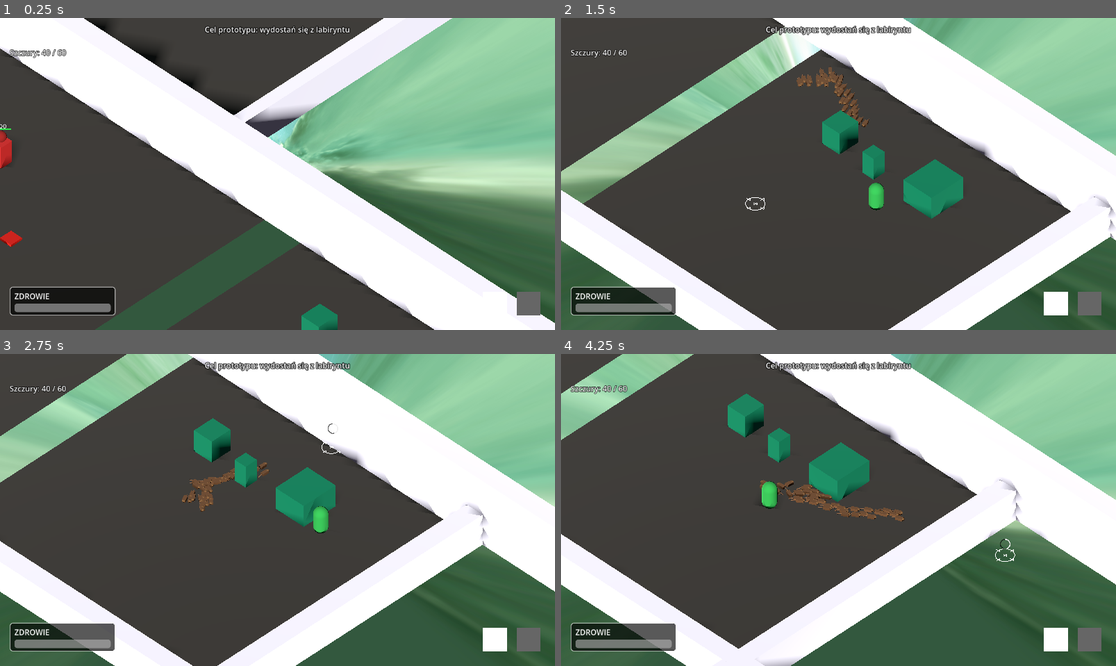
Above: before the commit, frames 1-4 (two rows, left to right).
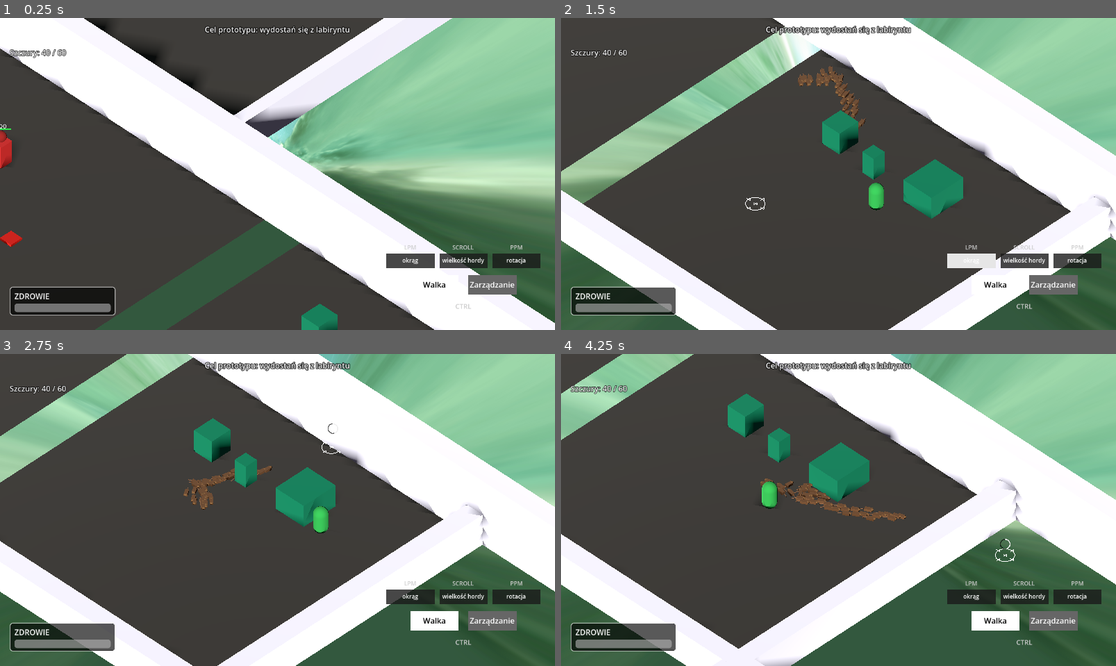
Above: after the commit, the same moments.

Repository: VirtuaIL/ZTGK-Prototyp
Game: Godot game, scene res://scenes/main.tscn
The game is run twice, just before and just after one commit, with the same random seed, the same clock (stepped at 60 frames per second) and the same inputs.
Inputs (mouse positions are in pixels of both pictures, inside the frame that each line leads up to):
- Up to frame 1 (0.25 s): no input
- Up to frame 2 (1.5 s): tap Enter at 0.5 s; move the mouse to (960, 158) at 0.52 s; hold D (move_right) 0.53-1.25 s; hold Space (recall_rats) 0.53-1.25 s; click (960, 158) at 0.67 s; drag from (727, 189) to (810, 236) at 1.27 s
- Up to frame 3 (2.75 s): move the mouse to (333, 441) at 2.02 s; hold D (move_right) from 2.03 s (still down); hold Space (recall_rats) from 2.03 s (still down); click (333, 441) at 2.17 s
- Up to frame 4 (4.25 s): release D (move_right) at 2.75 s; release Space (recall_rats) at 2.75 s; drag from (810, 572) to (672, 463) at 2.77 s; move the mouse to (1005, 556) at 3.52 s; hold A (move_left) from 3.53 s (still down); hold Space (recall_rats) from 3.53 s (still down); click (1005, 556) at 3.67 s

The runs differ from the first frame. In frame 1, 2.2% of the frame differs, in the area x 69-98%, y 72-96%; in frame 2, 2.7%; in frame 3, 3.3%; in frame 4, 3.5%, in the area x 35-98%, y 39-96%.

Commit message:
dodanie elementow UI dla myszy

Diff:
--- a/scripts/main.gd
+++ b/scripts/main.gd
@@ -5,6 +5,14 @@
 
 var combat_mode_rect: ColorRect
 var build_mode_rect: ColorRect
+var lpm_label_val: Label
+var spm_label_val: Label
+var ppm_label_val: Label
+var lpm_rect_val: ColorRect
+var spm_rect_val: ColorRect
+var ppm_rect_val: ColorRect
+var mode_label_combat: Label
+var mode_label_build: Label
 var cheatsheet_panel: Panel
 var goal_label: Label
 var rat_count_label: Label
@@ -12,6 +20,7 @@
 var recall_indicator_layer: CanvasLayer
 var _recall_hold_time: float = 0.0
 var _recall_triggered: bool = false
+var _scroll_highlight_timer: float = 0.0
 
 @onready var player: CharacterBody3D = $Player
 @onready var rat_manager: Node3D = $RatManager
@@ -55,23 +64,98 @@
 	_add_action_key("toggle_enemy_passive", KEY_F2)
 
 
+func _create_action_box(title: String) -> VBoxContainer:
+	var vbox = VBoxContainer.new()
+	var title_lbl = Label.new()
+	title_lbl.text = title
+	title_lbl.horizontal_alignment = HORIZONTAL_ALIGNMENT_CENTER
+	title_lbl.add_theme_color_override("font_color", Color(0.8, 0.8, 0.8))
+	title_lbl.add_theme_font_size_override("font_size", 12)
+
+	var rect = ColorRect.new()
+	rect.custom_minimum_size = Vector2(100, 30)
+	rect.color = Color(0.1, 0.1, 0.1, 0.8)
+
+	var val_lbl = Label.new()
+	val_lbl.text = "-"
+	val_lbl.horizontal_alignment = HORIZONTAL_ALIGNMENT_CENTER
+	val_lbl.vertical_alignment = VERTICAL_ALIGNMENT_CENTER
+	val_lbl.set_anchors_preset(Control.PRESET_FULL_RECT)
+	val_lbl.add_theme_font_size_override("font_size", 12)
+	rect.add_child(val_lbl)
+
+	vbox.add_child(title_lbl)
+	vbox.add_child(rect)
+	return vbox
+
+
 func _setup_mode_ui() -> void:
 	var mode_hud = CanvasLayer.new()
-	var hbox = HBoxContainer.new()
-	hbox.set_anchors_preset(Control.PRESET_BOTTOM_RIGHT)
-	hbox.position = Vector2(-150, -80)
+
+	var main_vbox = VBoxContainer.new()
+	main_vbox.set_anchors_preset(Control.PRESET_BOTTOM_RIGHT)
+	main_vbox.position = Vector2(-350, -180)
+	main_vbox.add_theme_constant_override("separation", 15)
+
+	# Top: Action buttons (LPM, ŚPM, PPM)
+	var actions_hbox = HBoxContainer.new()
+	actions_hbox.add_theme_constant_override("separation", 10)
+	actions_hbox.alignment = BoxContainer.ALIGNMENT_CENTER
+
+	var lpm_box = _create_action_box("LPM")
+	lpm_rect_val = lpm_box.get_child(1) as ColorRect
+	lpm_label_val = lpm_rect_val.get_child(0) as Label
+	var spm_box = _create_action_box("SCROLL")
+	spm_rect_val = spm_box.get_child(1) as ColorRect
+	spm_label_val = spm_rect_val.get_child(0) as Label
+	var ppm_box = _create_action_box("PPM")
+	ppm_rect_val = ppm_box.get_child(1) as ColorRect
+	ppm_label_val = ppm_rect_val.get_child(0) as Label
+
+	actions_hbox.add_child(lpm_box)
+	actions_hbox.add_child(spm_box)
+	actions_hbox.add_child(ppm_box)
+
+	# Middle: Mode indicators (Walka, Zarządzanie)
+	var mode_hbox = HBoxContainer.new()
+	mode_hbox.add_theme_constant_override("separation", 20)
+	mode_hbox.alignment = BoxContainer.ALIGNMENT_CENTER
 
 	combat_mode_rect = ColorRect.new()
-	combat_mode_rect.custom_minimum_size = Vector2(50, 50)
+	combat_mode_rect.custom_minimum_size = Vector2(100, 40)
+	mode_label_combat = Label.new()
+	mode_label_combat.text = "Walka"
+	mode_label_combat.set_anchors_preset(Control.PRESET_FULL_RECT)
+	mode_label_combat.horizontal_alignment = HORIZONTAL_ALIGNMENT_CENTER
+	mode_label_combat.vertical_alignment = VERTICAL_ALIGNMENT_CENTER
+	mode_label_combat.add_theme_color_override("font_color", Color.BLACK)
+	combat_mode_rect.add_child(mode_label_combat)
 
 	build_mode_rect = ColorRect.new()
-	build_mode_rect.custom_minimum_size = Vector2(50, 50)
-
-	hbox.add_theme_constant_override("separation", 20)
-	hbox.add_child(combat_mode_rect)
-	hbox.add_child(build_mode_rect)
-
-	mode_hud.add_child(hbox)
+	build_mode_rect.custom_minimum_size = Vector2(100, 40)
+	mode_label_build = Label.new()
+	mode_label_build.text = "Zarządzanie"
+	mode_label_build.set_anchors_preset(Control.PRESET_FULL_RECT)
+	mode_label_build.horizontal_alignment = HORIZONTAL_ALIGNMENT_CENTER
+	mode_label_build.vertical_alignment = VERTICAL_ALIGNMENT_CENTER
+	mode_label_build.add_theme_color_override("font_color", Color.WHITE)
+	build_mode_rect.add_child(mode_label_build)
+
+	mode_hbox.add_child(combat_mode_rect)
+	mode_hbox.add_child(build_mode_rect)
+
+	# Bottom: Ctrl hint
+	var ctrl_label = Label.new()
+	ctrl_label.text = "CTRL"
+	ctrl_label.horizontal_alignment = HORIZONTAL_ALIGNMENT_CENTER
+	ctrl_label.add_theme_color_override("font_color", Color(0.8, 0.8, 0.8))
+	ctrl_label.add_theme_font_size_override("font_size", 14)
+
+	main_vbox.add_child(actions_hbox)
+	main_vbox.add_child(mode_hbox)
+	main_vbox.add_child(ctrl_label)
+
+	mode_hud.add_child(main_vbox)
 	add_child(mode_hud)
 
 	_update_mode_ui()
@@ -196,10 +280,24 @@
 func _update_mode_ui() -> void:
 	if current_mode == RatMode.COMBAT:
 		combat_mode_rect.color = Color.WHITE
+		mode_label_combat.add_theme_color_override("font_color", Color.BLACK)
 		build_mode_rect.color = Color.hex(0x666666ff)
+		mode_label_build.add_theme_color_override("font_color", Color.WHITE)
+
+		# Set mapping text for combat
+		if lpm_label_val: lpm_label_val.text = "okrąg"
+		if spm_label_val: spm_label_val.text = "wielkość hordy"
+		if ppm_label_val: ppm_label_val.text = "rotacja"
 	else:
 		combat_mode_rect.color = Color.hex(0x666666ff)
+		mode_label_combat.add_theme_color_override("font_color", Color.WHITE)
 		build_mode_rect.color = Color.WHITE
+		mode_label_build.add_theme_color_override("font_color", Color.BLACK)
+
+		# Set mapping text for build
+		if lpm_label_val: lpm_label_val.text = "narysuj strukturę"
+		if spm_label_val: spm_label_val.text = "wielkość hordy"
+		if ppm_label_val: ppm_label_val.text = "przenieś obiekt"
 
 
 func _process(delta: float) -> void:
@@ -215,6 +313,19 @@
 
 	_update_rat_count_ui()
 	_update_recall_hold(delta)
+
+	# ── Update Action Colors (LPM, SCROLL, PPM) ──
+	var highlight_color = Color(0.9, 0.9, 0.9, 1.0)
+	var normal_color = Color(0.1, 0.1, 0.1, 0.8)
+
+	if lpm_rect_val: lpm_rect_val.color = highlight_color if Input.is_mouse_button_pressed(MOUSE_BUTTON_LEFT) else normal_color
+	if ppm_rect_val: ppm_rect_val.color = highlight_color if Input.is_mouse_button_pressed(MOUSE_BUTTON_RIGHT) else normal_color
+
+	if _scroll_highlight_timer > 0.0:
+		_scroll_highlight_timer -= delta
+		if spm_rect_val: spm_rect_val.color = highlight_color
+	else:
+		if spm_rect_val: spm_rect_val.color = normal_color
 
 	# ── Camera follow ──
 	var cam := get_viewport().get_camera_3d()
@@ -252,6 +363,12 @@
 		get_viewport().set_input_as_handled()
 		return
 
+	# Catch scroll events for UI highlight
+	if event is InputEventMouseButton:
+		if event.button_index == MOUSE_BUTTON_WHEEL_UP or event.button_index == MOUSE_BUTTON_WHEEL_DOWN:
+			if event.pressed:
+				_scroll_highlight_timer = 0.15
+
 
 func _update_recall_hold(delta: float) -> void:
 	var holding := Input.is_action_pressed("recall_rats")
